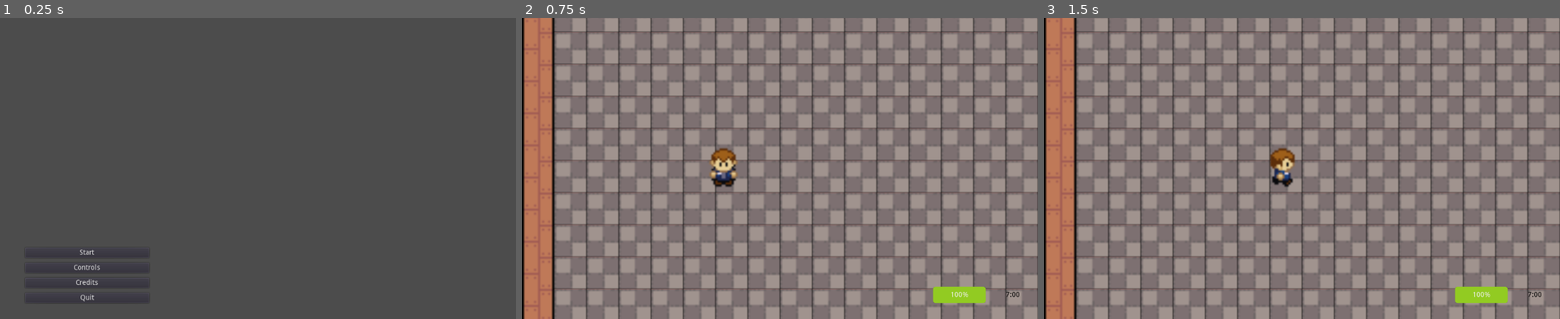
Above: before the commit, frames 1-3 (left to right).
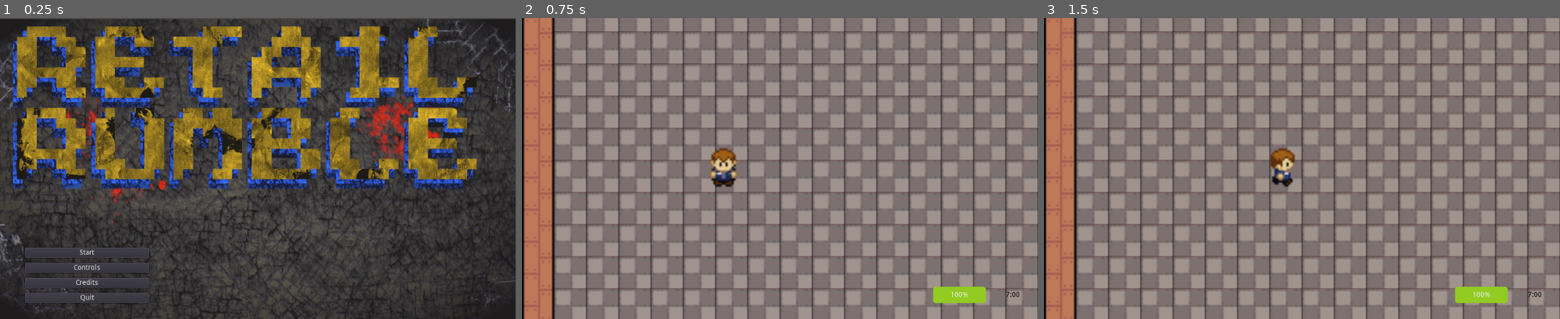
Above: after the commit, the same moments.

Repository: mbrancato93/GameJamApril29
Game: Godot game, scene res://scenes/main_menu.tscn
The game is run twice, just before and just after one commit, with the same random seed, the same clock (stepped at 60 frames per second) and the same inputs.
Inputs:
- Up to frame 1 (0.25 s): no input
- Up to frame 2 (0.75 s): click "Start" at 0.5 s
- Up to frame 3 (1.5 s): tap Enter at 1.25 s; hold Right (right) from 1.28 s (still down)

The runs differ from the first frame. In frame 1, 63% of the frame differs, in the area x 0-100%, y 0-100%; in frame 2, nothing differs; in frame 3, nothing differs.

Commit message:
Title Added

Diff:
--- a/scenes/main_menu.tscn
+++ b/scenes/main_menu.tscn
@@ -1,6 +1,7 @@
-[gd_scene load_steps=4 format=2]
+[gd_scene load_steps=5 format=2]
 
 [ext_resource path="res://src/main_menu.gd" type="Script" id=1]
+[ext_resource path="res://tilemaps/RetailRumble_Title.png" type="Texture" id=2]
 
 [sub_resource type="Animation" id=1]
 resource_name = "Fade"
@@ -133,6 +134,12 @@
 margin_bottom = 30.0
 text = "Close"
 
+[node name="RetailRumbleTitle" type="Sprite" parent="Container"]
+position = Vector2( 511.625, 291.25 )
+scale = Vector2( 0.799023, 0.83125 )
+z_index = -1
+texture = ExtResource( 2 )
+
 [connection signal="pressed" from="Container/MarginContainer/VBoxContainer/Start" to="." method="_on_Start_pressed"]
 [connection signal="pressed" from="Container/MarginContainer/VBoxContainer/Controls" to="." method="_on_Options_pressed"]
 [connection signal="pressed" from="Container/MarginContainer/VBoxContainer/Credits" to="." method="_on_Credits_pressed"]
